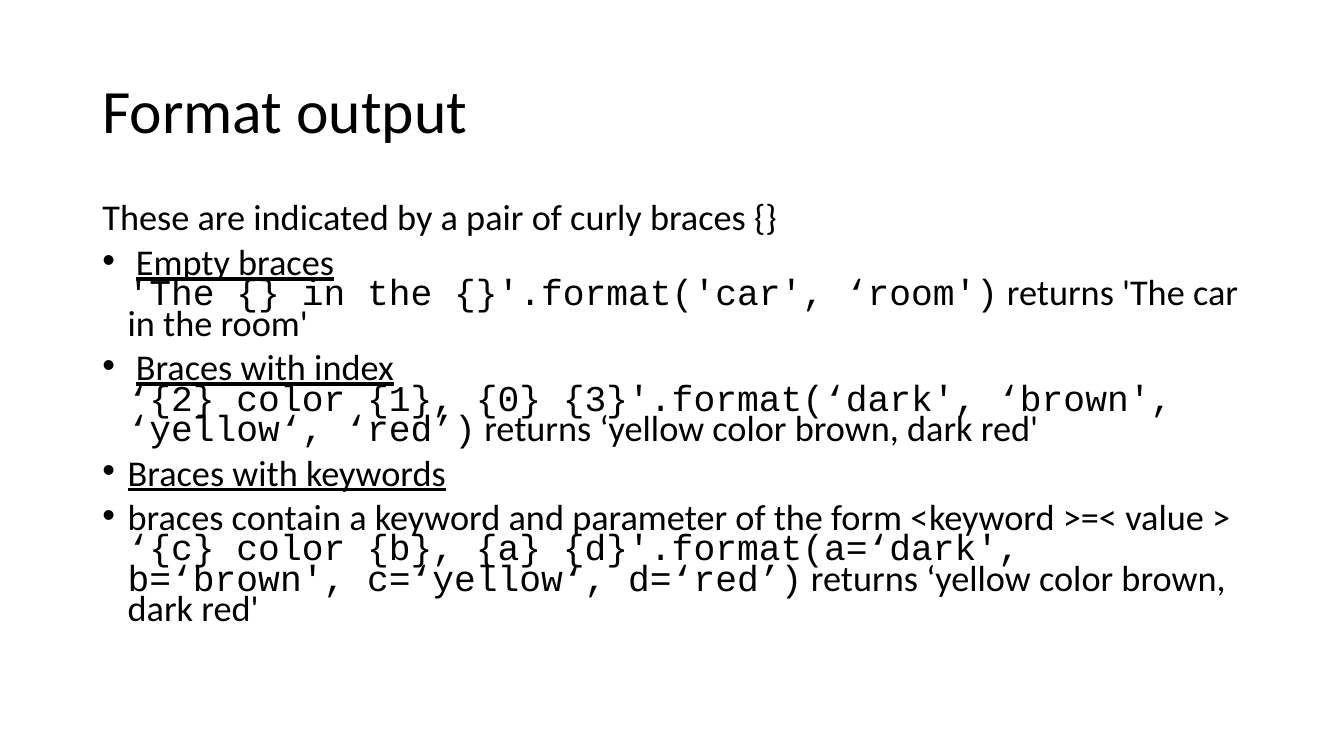
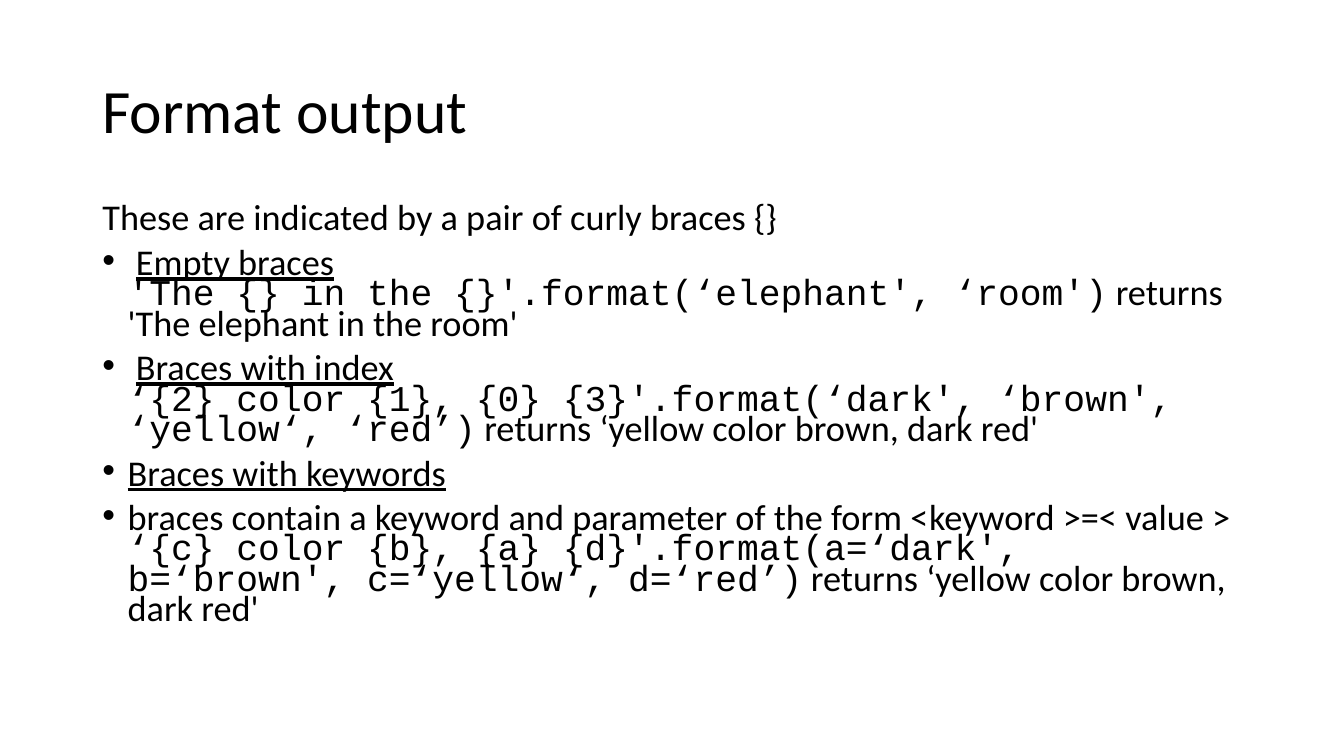
Before and after one commit to moravveji/python_intro_training, a slide deck: slide 12 of slides-pptx/09-Python_intro-io.pptx. Drawn at 1344x756 pixels with LibreOffice and Linux fonts; fonts in the diff are those of the drawing. Boxes give left, top, right and bottom in pixels: in the first picture for what was removed or moved away, otherwise in the second. Text is boxed around its words. In the diff, an @@ line names an element or a change of style, - is before the commit and + after.

```diff
--- a/slides-pptx/09-Python_intro-io.pptx
+++ b/slides-pptx/09-Python_intro-io.pptx
@@ text at (128,249,1223,342): text changed @@
-• Empty braces
-  'The {} in the {}'.format('car', ‘room') returns 'The car in the room'
+• Empty braces
+  'The {} in the {}'.format(‘elephant', ‘room') returns 'The elephant in the room'
```
Also in this commit, not shown: 9 other slides changed, 3 other files.
